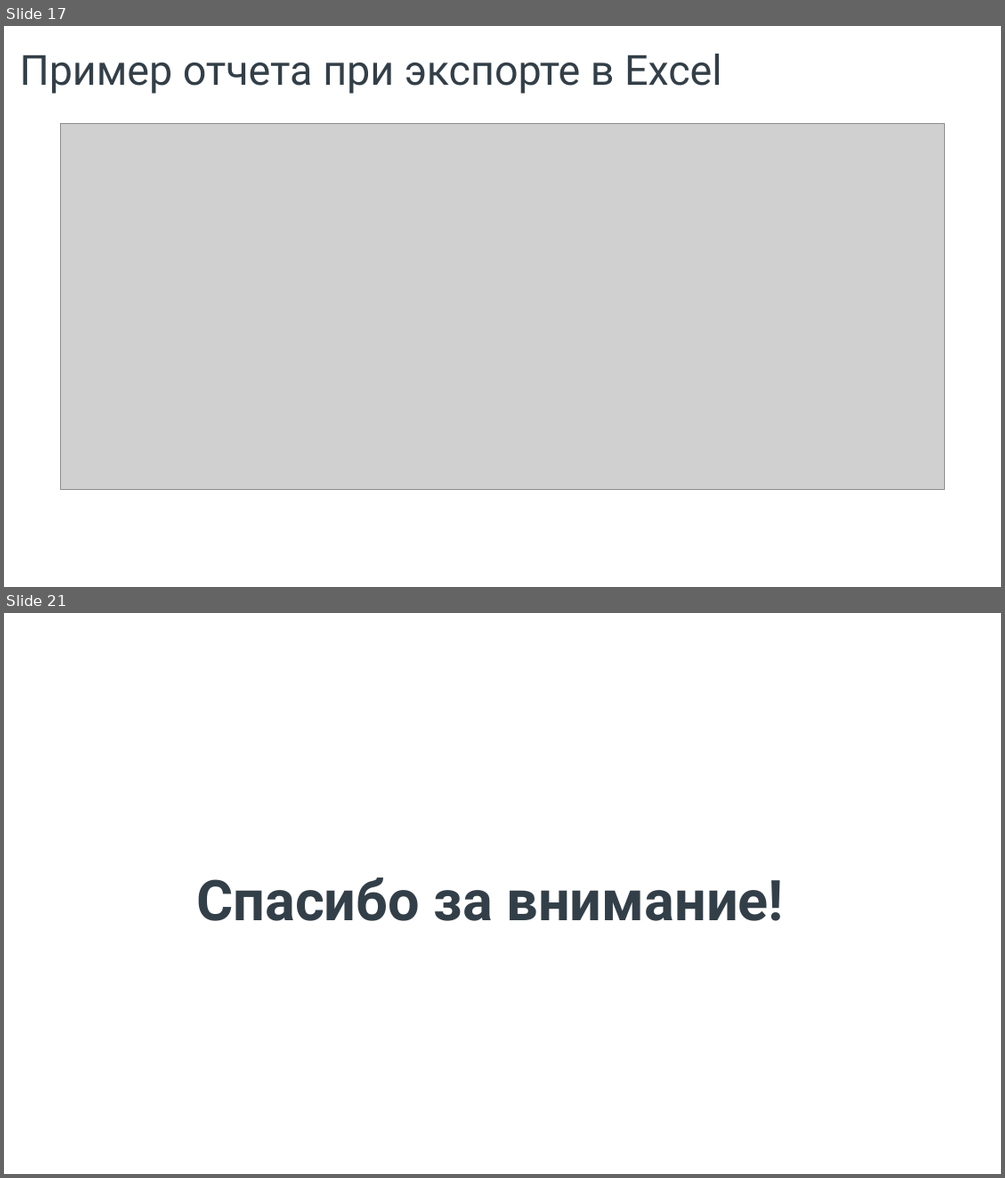
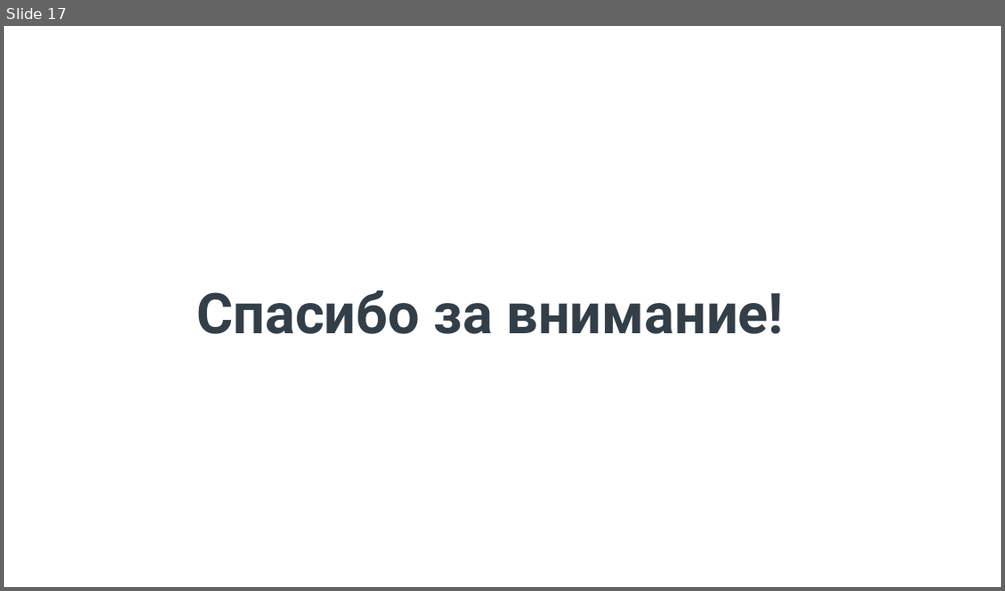
Before and after one commit to AndrSor/Course_PLSQL_SB, a slide deck: Course Work/_Презентация Курсовой работы.pptx. Shown one above the other, each under a label of ours: slides 17 and 21 before the commit, slide 17 after it; the slides between them are not shown. The pictures are 1005x1178 and 1005x591 pixels, drawn with LibreOffice and Linux fonts; fonts in the diff are those of the drawing; grey boxes stand for pictures; background and template pictures are left out. Boxes give left, top, right and bottom in pixels: in the first picture for what was removed or moved away, otherwise in the second. Text is boxed around its words. In the diff, an @@ line names an element or a change of style, - is before the commit and + after.

```diff
--- a/Course Work/_Презентация Курсовой работы.pptx
+++ b/Course Work/_Презентация Курсовой работы.pptx
@@ slide 17 removed at [4,26,1001,587], background #FFFFFF @@
@@ text removed at [20,54,722,94] @@
-Пример отчета при экспорте в Excel
@@ picture removed at [61,124,944,490] @@
@@ page number removed at [757,546,981,576] @@
-17
@@ what was slide 21 is now slide 17 @@
```
Also in this commit, not shown: 5 slides changed, 4 slides added, 7 other slides removed, 4 other files.
